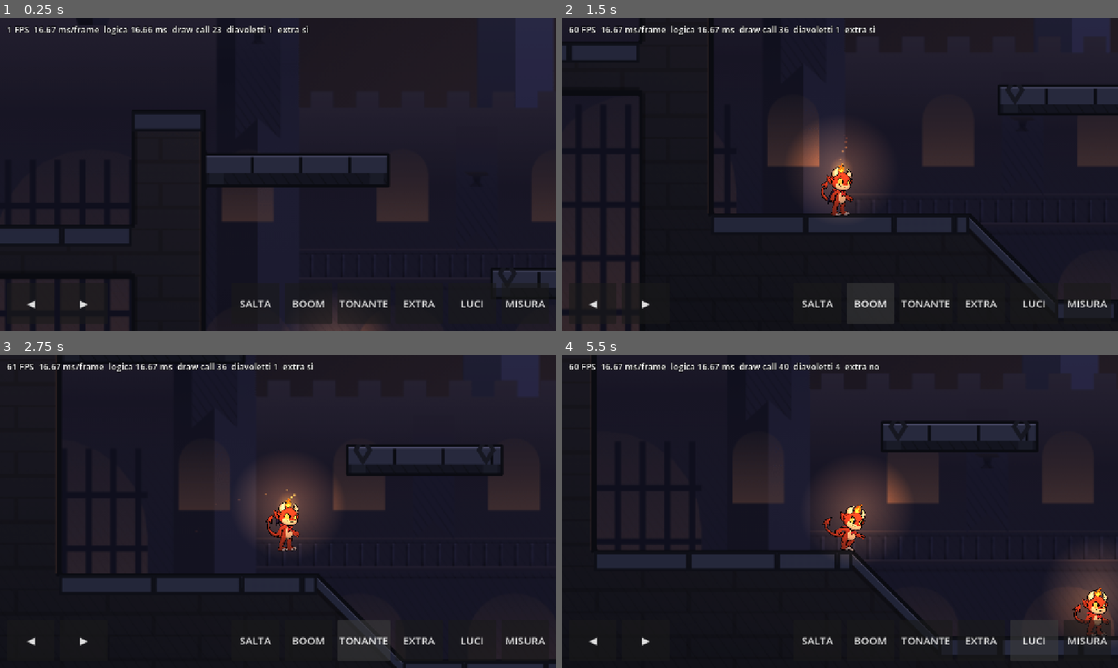
Above: before the commit, frames 1-4 (two rows, left to right).
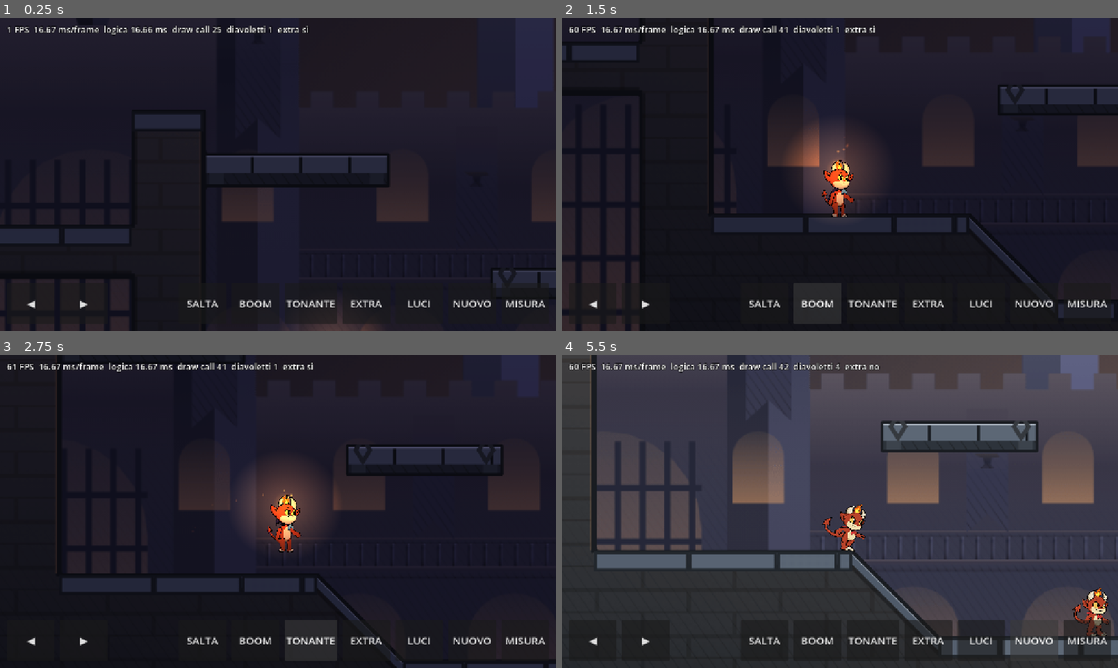
Above: after the commit, the same moments.

Repository: Sorbolik/megablast-godot
Game: Godot game, scene res://game/main.tscn
The game is run twice, just before and just after one commit, with the same random seed, the same clock (stepped at 60 frames per second) and the same inputs.
Inputs (mouse positions are in pixels of both pictures, inside the frame that each line leads up to):
- Up to frame 1 (0.25 s): no input
- Up to frame 2 (1.5 s): click "SALTA" at 0.5 s; click "BOOM" at 1.25 s
- Up to frame 3 (2.75 s): click "TONANTE" at 2 s
- Up to frame 4 (5.5 s): click "EXTRA" at 2.75 s; click "LUCI" at 3.5 s; click "MISURA" at 4.25 s; click (1034, 639) at 5 s, where only the run after the commit has a clickable "NUOVO"

The runs differ from the first frame. In frame 1, 0.7% of the frame differs, in the area x 33-89%, y 2-98%; in frame 2, 1.3%; in frame 3, 1.3%; in frame 4, 83%, in the area x 0-100%, y 0-100%.

Commit message:
Apprendista nuovo di WB-033 montato in Godot (tasto N, pulsante NUOVO): braccia e gambe intere, sciarpa, viso a strati con sopracciglia e bocche che cambiano con l'espressione
tools/taglia_pezzi.py ritaglia i fogli di Codex, tools/prepara_apprendista2.py li mette
in posa e scrive art/apprendista2 con lo stesso rig.json. La fiammella è ancora quella
di prima: WB-034 la rifà attaccata allo squarcio.

Co-Authored-By: Claude Opus 5.5 <noreply@anthropic.com>
Claude-Session: https://claude.ai/code/session_01XmXLjjBwqbYx7Homv1JJmE

Diff:
--- /dev/null
+++ b/art/apprendista2/rig.json
@@ -0,0 +1,345 @@
+{
+ "height": 200,
+ "pieces": {
+  "busto": {
+   "img": "busto",
+   "tint": false,
+   "cx": 0.0,
+   "cy": 77.98,
+   "w": 67.47,
+   "h": 90.71
+  },
+  "braccio": {
+   "img": "braccio",
+   "tint": false,
+   "cx": 25.25,
+   "cy": 73.94,
+   "w": 29.7,
+   "h": 72.93
+  },
+  "braccio_dietro": {
+   "img": "braccio_dietro",
+   "tint": false,
+   "cx": -24.24,
+   "cy": 73.94,
+   "w": 29.29,
+   "h": 72.93
+  },
+  "gamba": {
+   "img": "gamba",
+   "tint": false,
+   "cx": 11.11,
+   "cy": 36.75,
+   "w": 40.61,
+   "h": 74.95
+  },
+  "gamba_dietro": {
+   "img": "gamba_dietro",
+   "tint": false,
+   "cx": -11.11,
+   "cy": 36.75,
+   "w": 41.62,
+   "h": 74.95
+  },
+  "sciarpa": {
+   "img": "sciarpa",
+   "tint": false,
+   "cx": 8.08,
+   "cy": 116.36,
+   "w": 74.14,
+   "h": 49.49
+  },
+  "testa": {
+   "img": "testa",
+   "tint": false,
+   "cx": -0.96,
+   "cy": 190.39,
+   "w": 162.83,
+   "h": 156.97
+  },
+  "fiamma": {
+   "img": "fiamma",
+   "tint": false,
+   "cx": 8.484848484848484,
+   "cy": 245.55252525252527,
+   "w": 38.3,
+   "h": 54.0
+  }
+ },
+ "pivots": {
+  "busto": [
+   0.0,
+   53.73737373737374
+  ],
+  "testa": [
+   5.05050505050505,
+   116.36363636363636
+  ],
+  "braccio": [
+   25.252525252525253,
+   104.24242424242424
+  ],
+  "braccio_dietro": [
+   -24.242424242424242,
+   104.24242424242424
+  ],
+  "gamba": [
+   11.11111111111111,
+   64.64646464646465
+  ],
+  "gamba_dietro": [
+   -11.11111111111111,
+   64.64646464646465
+  ],
+  "fiamma": [
+   8.484848484848484,
+   221.25252525252526
+  ]
+ },
+ "new": true,
+ "tail": {
+  "img": "coda",
+  "left": -100.9090909090909,
+  "top": 133.63636363636363,
+  "w": 104.84848484848484,
+  "h": 129.8989898989899,
+  "joints": [
+   [
+    -7.127348488913218,
+    18.603630087339354
+   ],
+   [
+    -18.88075167267582,
+    38.735238418363394
+   ],
+   [
+    -35.06912551938716,
+    55.5148257304091
+   ],
+   [
+    -53.16057987303251,
+    70.96186172567964
+   ],
+   [
+    -66.53570427471095,
+    89.71130750600167
+   ],
+   [
+    -74.94627083221367,
+    111.93697411269365
+   ]
+  ],
+  "rest": [
+   2.0992400163195497,
+   2.3382634419749273,
+   2.4348789706472447,
+   2.1904332698373548,
+   1.932559213900167
+  ]
+ },
+ "eyes": [
+  {
+   "img": "occhio_0",
+   "pupil": "pupilla_0",
+   "cx": 14.293333333333333,
+   "cy": -15.198080808080817,
+   "w": 36.56565656565657,
+   "h": 34.14141414141414,
+   "lid": [
+    199,
+    72,
+    40
+   ]
+  },
+  {
+   "img": "occhio_1",
+   "pupil": "pupilla_1",
+   "cx": 45.808484848484845,
+   "cy": -15.198080808080817,
+   "w": 22.828282828282827,
+   "h": 31.11111111111111,
+   "lid": [
+    199,
+    72,
+    40
+   ]
+  }
+ ],
+ "brows": [
+  [
+   {
+    "img": "sopracciglio_0_0",
+    "cx": 11.869090909090907,
+    "cy": 9.04434343434346,
+    "w": 20.0,
+    "h": 8.484848484848484
+   },
+   {
+    "img": "sopracciglio_0_1",
+    "cx": 43.38424242424242,
+    "cy": 9.04434343434346,
+    "w": 18.383838383838384,
+    "h": 8.080808080808081
+   }
+  ],
+  [
+   {
+    "img": "sopracciglio_1_0",
+    "cx": 11.869090909090907,
+    "cy": 9.04434343434346,
+    "w": 21.41414141414141,
+    "h": 12.929292929292929
+   },
+   {
+    "img": "sopracciglio_1_1",
+    "cx": 43.38424242424242,
+    "cy": 9.04434343434346,
+    "w": 16.161616161616163,
+    "h": 11.717171717171716
+   }
+  ],
+  [
+   {
+    "img": "sopracciglio_2_0",
+    "cx": 11.869090909090907,
+    "cy": 9.04434343434346,
+    "w": 17.373737373737374,
+    "h": 13.333333333333332
+   },
+   {
+    "img": "sopracciglio_2_1",
+    "cx": 43.38424242424242,
+    "cy": 9.04434343434346,
+    "w": 16.565656565656564,
+    "h": 12.727272727272727
+   }
+  ],
+  [
+   {
+    "img": "sopracciglio_3_0",
+    "cx": 11.869090909090907,
+    "cy": 9.04434343434346,
+    "w": 18.383838383838384,
+    "h": 11.919191919191919
+   },
+   {
+    "img": "sopracciglio_3_1",
+    "cx": 43.38424242424242,
+    "cy": 9.04434343434346,
+    "w": 17.17171717171717,
+    "h": 12.525252525252524
+   }
+  ],
+  [
+   {
+    "img": "sopracciglio_4_0",
+    "cx": 11.869090909090907,
+    "cy": 9.04434343434346,
+    "w": 20.0,
+    "h": 9.696969696969697
+   },
+   {
+    "img": "sopracciglio_4_1",
+    "cx": 43.38424242424242,
+    "cy": 9.04434343434346,
+    "w": 20.2020202020202,
+    "h": 7.2727272727272725
+   }
+  ]
+ ],
+ "mouths": [
+  {
+   "img": "bocca_0",
+   "cx": 36.11151515151515,
+   "cy": -41.864747474747475,
+   "w": 55.95959595959596,
+   "h": 28.08080808080808
+  },
+  {
+   "img": "bocca_1",
+   "cx": 36.11151515151515,
+   "cy": -41.864747474747475,
+   "w": 54.14141414141414,
+   "h": 31.717171717171716
+  },
+  {
+   "img": "bocca_2",
+   "cx": 36.11151515151515,
+   "cy": -41.864747474747475,
+   "w": 55.75757575757576,
+   "h": 29.29292929292929
+  },
+  {
+   "img": "bocca_3",
+   "cx": 36.11151515151515,
+   "cy": -41.864747474747475,
+   "w": 55.75757575757576,
+   "h": 30.3030303030303
+  },
+  {
+   "img": "bocca_4",
+   "cx": 36.11151515151515,
+   "cy": -41.864747474747475,
+   "w": 55.95959595959596,
+   "h": 29.8989898989899
+  },
+  {
+   "img": "bocca_5",
+   "cx": 36.11151515151515,
+   "cy": -41.864747474747475,
+   "w": 55.35353535353535,
+   "h": 29.8989898989899
+  },
+  {
+   "img": "bocca_6",
+   "cx": 36.11151515151515,
+   "cy": -41.864747474747475,
+   "w": 56.76767676767677,
+   "h": 29.494949494949495
+  },
+  {
+   "img": "bocca_7",
+   "cx": 36.11151515151515,
+   "cy": -41.864747474747475,
+   "w": 56.76767676767677,
+   "h": 33.535353535353536
+  }
+ ],
+ "faces": {
+  "testa": {
+   "mouth": 0,
+   "brows": 0
+  },
+  "testa_felice": {
+   "mouth": 1,
+   "brows": 0
+  },
+  "testa_colpita": {
+   "mouth": 7,
+   "brows": 2
+  },
+  "testa_arrabbiata": {
+   "mouth": 2,
+   "brows": 1
+  },
+  "testa_paura": {
+   "mouth": 5,
+   "brows": 3
+  },
+  "testa_ko": {
+   "mouth": 4,
+   "brows": 3
+  }
+ },
+ "cape": {
+  "img": "mantello",
+  "x": -19.3,
+  "y": -46.3,
+  "w": 86.7,
+  "h": 104.7,
+  "at": [
+   -2.0,
+   116.0
+  ]
+ }
+}
--- a/game/devil.gd
+++ b/game/devil.gd
@@ -17,6 +17,8 @@
 const DISEGNO_H := 39.2          # world px from the feet to the top of the head
 const UNITS := 200.0             # drawing units, same height
 const ART := "res://art/apprendista/"
+## the new APPRENDISTA, drawn to bend (WB-033, tools/prepara_apprendista2.py)
+const ART_NEW := "res://art/apprendista2/"
 ## the APPRENDISTA as a scene of the editor (tools/salva_scena.gd): bones,
 ## meshes, weights and the extras, all editable in Godot
 const SCENE := "res://game/apprendista.tscn"
@@ -36,6 +38,10 @@
 ## every piece has a normal map (tools/normali.py), so the light wraps the
 ## round shapes; explosions flash (game/main.gd).
 @export var lights := true
+## the drawings: ART (today's) or ART_NEW (WB-033: whole limbs, face in layers)
+@export var art := ART
+var brows: Array[Sprite2D] = []
+var mouth: Sprite2D
 
 var k := DISEGNO_H / UNITS
 var rig: Dictionary
@@ -101,7 +107,7 @@
 
 func _ready() -> void:
 	Pose.load_clips("res://data/clip.json")
-	rig = JSON.parse_string(FileAccess.get_file_as_string(ART + "rig.json"))
+	rig = JSON.parse_string(FileAccess.get_file_as_string(art + "rig.json"))
 	scale = Vector2(k, k)
 	if has_node("Scheletro"):
 		bind()
@@ -156,9 +162,12 @@
 
 
 ## a devil: from the editor's scene when there is one, otherwise built here
-static func make(with_extras: bool, with_lights := true) -> Devil:
+static func make(with_extras: bool, with_lights := true, new_art := false) -> Devil:
 	var d: Devil
-	if ResourceLoader.exists(SCENE):
+	if new_art:
+		d = (load("res://game/devil.gd") as GDScript).new()
+		d.art = ART_NEW
+	elif ResourceLoader.exists(SCENE):
 		d = (load(SCENE) as PackedScene).instantiate()
 	else:
 		d = (load("res://game/devil.gd") as GDScript).new()
@@ -206,7 +215,7 @@
 	cape = null
 	glow = null
 	embers = null
-	if eyes_node:
+	if eyes_node and not rig.has("new"):
 		eyes_node.visible = false
 
 
@@ -216,7 +225,7 @@
 
 
 func tex(name: String) -> Texture2D:
-	return load(ART + name + ".png")
+	return load(art + name + ".png")
 
 
 # --- the skeleton ----------------------------------------------------------------
@@ -283,13 +292,45 @@
 	if pc.busto.tint:
 		var tint := piece("busto", ["busto", "petto"], "busto_tinta")
 		tint.modulate = team_color
+	if rig.has("new"):
+		# the new one: the near limbs under the head, the scarf on the chest,
+		# the face in layers on the head
+		piece("gamba", ["gamba_a", "ginocchio_a", "piede_a"])
+		piece("braccio", ["braccio_a", "gomito_a", "mano_a"])
+		piece("sciarpa", ["petto"])
 	head_poly = piece("testa", [], "testa", head_weights)
 	for fc in FACES:
 		face_tex[fc] = tex(fc)
 	make_eyes()
+	if rig.has("new"):
+		make_face()
 	make_flame()
-	piece("gamba", ["gamba_a", "ginocchio_a", "piede_a"])
-	piece("braccio", ["braccio_a", "gomito_a", "mano_a"])
+	if not rig.has("new"):
+		piece("gamba", ["gamba_a", "ginocchio_a", "piede_a"])
+		piece("braccio", ["braccio_a", "gomito_a", "mano_a"])
+
+
+## the new drawing's face: eyebrows and mouth over the bare head, on the node
+## that follows the head (like the eyes); set_face picks them
+func make_face() -> void:
+	var head: Dictionary = rig.pieces.testa
+	var neck := Vector2(rig.pivots.testa[0], rig.pivots.testa[1])
+	var calm: Array = rig.brows[0]
+	for e in calm:
+		var s := Sprite2D.new()
+		s.name = "sopracciglio_%d" % brows.size()
+		s.texture = tex(e.img)
+		s.position = U(head.cx + e.cx - neck.x, head.cy + e.cy - neck.y)
+		s.scale = Vector2(e.w / s.texture.get_width(), e.h / s.texture.get_height())
+		eyes_node.add_child(s)
+		brows.append(s)
+	var m: Dictionary = rig.mouths[0]
+	mouth = Sprite2D.new()
+	mouth.name = "bocca"
+	mouth.texture = tex(m.img)
+	mouth.position = U(head.cx + m.cx - neck.x, head.cy + m.cy - neck.y)
+	mouth.scale = Vector2(m.w / mouth.texture.get_width(), m.h / mouth.texture.get_height())
+	eyes_node.add_child(mouth)
 
 
 ## the global (skeleton space, godot units) position of a bone at rest
@@ -778,7 +819,16 @@
 		return
 	current_face = f
 	head_poly.texture = face_tex[f]
-	if eyes_node:
+	if rig.has("faces"):
+		var fc: Dictionary = rig.faces[f]
+		var pair: Array = rig.brows[int(fc.brows)]
+		for i in range(brows.size()):
+			brows[i].texture = tex(pair[i].img)
+			brows[i].scale = Vector2(pair[i].w / brows[i].texture.get_width(), pair[i].h / brows[i].texture.get_height())
+		var m: Dictionary = rig.mouths[int(fc.mouth)]
+		mouth.texture = tex(m.img)
+		mouth.scale = Vector2(m.w / mouth.texture.get_width(), m.h / mouth.texture.get_height())
+	elif eyes_node:
 		eyes_node.visible = extras and f == "testa"
 
 
--- a/game/main.gd
+++ b/game/main.gd
@@ -4,7 +4,7 @@
 ## frame rate (interpolated), the APPRENDISTA rig (game/devil.gd).
 ##
 ## Controls: A/D or arrows walk, W/space/up jump, Q explosion at the feet,
-## E Tonante recoil toward the mouse, X spike extras on/off, L 2D lights on/off, M measurement,
+## E Tonante recoil toward the mouse, X spike extras on/off, L 2D lights on/off, N new/old drawing, M measurement,
 ## F hit face, mouse wheel zoom. On the phone: the buttons at the bottom.
 ##
 ## Command line (after --): --misura N [--secondi S] [--senza-extra]
@@ -23,6 +23,7 @@
 var mask_tex: ImageTexture
 var zoom := NEAR
 var extras := true
+var new_art := true             # the new APPRENDISTA of WB-033 (N, NUOVO)
 var lights := true               # Godot only: 2D lights (L, LUCI)
 var dark: CanvasModulate          # the scene a bit darker, so the lights show
 var touch := {left = false, right = false, jump = false}
@@ -35,6 +36,7 @@
 var fx_layer: Node2D
 var sequence: Array = []
 var results: PackedStringArray = []
+var hud_layer: CanvasLayer
 var held := ""                   # keys held from the command line (photos): R L J
 
 
@@ -58,6 +60,8 @@
 		extras = false
 	if "--senza-luci" in args:
 		lights = false
+	if "--vecchio" in args:
+		new_art = false
 	dark = CanvasModulate.new()
 	add_child(dark)
 	dark.color = DARK if lights else Color.WHITE
@@ -169,7 +173,7 @@
 	if spawn >= World.SPAWNS.size():
 		rb.x += 60 * (spawn / World.SPAWNS.size())
 		rb.y = world.terrain.ground_below(rb.x, rb.y + 200)
-	var d: Devil = Devil.make(extras, lights)
+	var d: Devil = Devil.make(extras, lights, new_art)
 	d.gravity = world.gravity
 	add_child(d)
 	var entry := [rb, d, Vector2(rb.x, rb.y), {line = 0, left = 0, offset = spawn * 37}]
@@ -254,6 +258,8 @@
 				toggle_extras()
 			KEY_L:
 				toggle_lights()
+			KEY_N:
+				toggle_art()
 			KEY_M:
 				start_sequence()
 			KEY_F:
@@ -270,6 +276,11 @@
 	respawn_devils()
 
 
+func toggle_art() -> void:
+	new_art = not new_art
+	respawn_devils()
+
+
 func toggle_lights() -> void:
 	lights = not lights
 	dark.color = DARK if lights else Color.WHITE
@@ -279,7 +290,7 @@
 func respawn_devils() -> void:
 	for e in robots:
 		var old: Devil = e[1]
-		var d: Devil = Devil.make(extras, lights)
+		var d: Devil = Devil.make(extras, lights, new_art)
 		d.gravity = world.gravity
 		add_child(d)
 		e[1] = d
@@ -345,12 +356,13 @@
 		var moving: int = e[3].get("moving", 0)
 		e[1].animate(dt, world_to_screen(x, y), rb.grounded, moving, solid)
 	var me: Devil = robots[0][1]
-	cam.position = me.position + Vector2(0, -40)
+	cam.position = me.position + Vector2(0, -40 if photo == "" else -20)
 	cam.zoom = cam.zoom.lerp(Vector2(zoom, zoom), min(1.0, dt * 6))
 	cam.offset = cam.offset.lerp(Vector2.ZERO, min(1.0, dt * 10))
 	update_hud(dt)
 	if photo != "":
 		photo_t -= dt
+		hud_layer.visible = photo_t > 0.3
 		if photo_t <= 0:
 			get_viewport().get_texture().get_image().save_png(photo)
 			print("foto: ", photo)
@@ -361,6 +373,7 @@
 
 func build_hud() -> void:
 	var layer := CanvasLayer.new()
+	hud_layer = layer
 	add_child(layer)
 	hud = Label.new()
 	hud.position = Vector2(16, 12)
@@ -379,7 +392,7 @@
 	bar.add_theme_constant_override("separation", 12)
 	layer.add_child(bar)
 	for spec in [["◀", "left"], ["▶", "right"], ["", ""], ["SALTA", "jump"], ["BOOM", "boom"],
-			["TONANTE", "eagle"], ["EXTRA", "extra"], ["LUCI", "lights"], ["MISURA", "measure"]]:
+			["TONANTE", "eagle"], ["EXTRA", "extra"], ["LUCI", "lights"], ["NUOVO", "art"], ["MISURA", "measure"]]:
 		if spec[0] == "":
 			var gap := Control.new()
 			gap.size_flags_horizontal = Control.SIZE_EXPAND_FILL
@@ -410,6 +423,8 @@
 			toggle_extras()
 		"lights":
 			toggle_lights()
+		"art":
+			toggle_art()
 		"measure":
 			start_sequence()
 
Binary file added: art/WB-033/corpo_1.png
Not shown, added: art/WB-033/corpo_1.png.import
Binary file added: art/WB-033/corpo_2.png
Not shown, added: art/WB-033/corpo_2.png.import
Binary file added: art/WB-033/testa_2.png
Not shown, added: art/WB-033/testa_2.png.import
Binary file added: art/WB-033/viso_1.png
Not shown, added: art/WB-033/viso_1.png.import
Not shown, added: art/apprendista/braccio_dietro_n.png.import
Not shown, added: art/apprendista/braccio_n.png.import
Not shown, added: art/apprendista/busto_n.png.import
Not shown, added: art/apprendista/busto_tinta_n.png.import
(and 112 more such lines)
